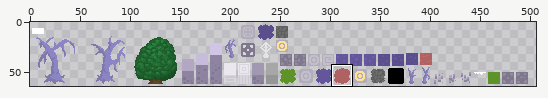
A sprite sheet gets an edit: core/assets/sprites/projecthome6.png. The picture above shows the old version from afar; the outline marks the close-up.
Close-up. Before the commit:
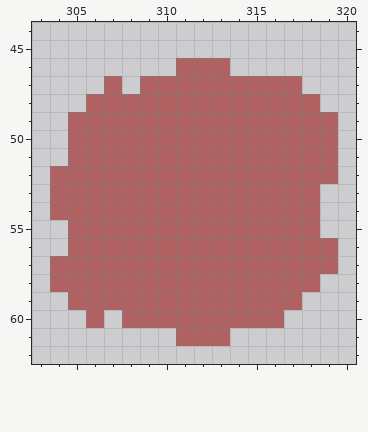
The file is 512x64 pixels. Pixels under 10% opacity are left out. Colours within 5 levels of each other are drawn and written as one. Shown: x 303..320, y 44..62. The wide view leaves out empty margins. The commit also changed other parts of the picture, which this record leaves out.
After the commit:
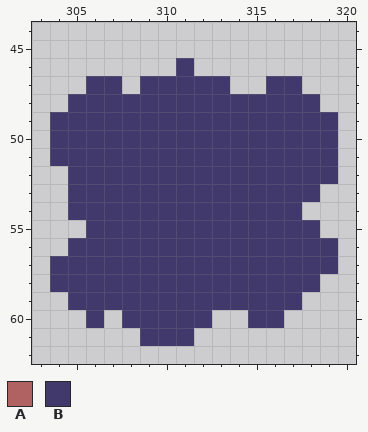
Palette (. is transparent): A #af6261  B #41386b
Difference:
Changed rows in their new state; - is an unchanged pixel.
first column x 304:
46 -------B..------
47 --BB-BBBBB..BB--
48 -BBBBBBBBBBBBBB-
49 BBBBBBBBBBBBBBBB
50 BBBBBBBBBBBBBBBB
51 BBBBBBBBBBBBBBBB
52 .BBBBBBBBBBBBBBB
53 .BBBBBBBBBBBBBB-
54 .BBBBBBBBBBBBB.-
55 -.BBBBBBBBBBBBB-
56 -BBBBBBBBBBBBBBB
57 BBBBBBBBBBBBBBBB
58 BBBBBBBBBBBBBBB-
59 -BBBBBBBBBBBBB--
60 --B-BBBBB..BB---
61 -----BBB..------
Pixel boxes of the changes (left, top, right, bottom) in both close-ups:
changed: (50, 58, 338, 346)
